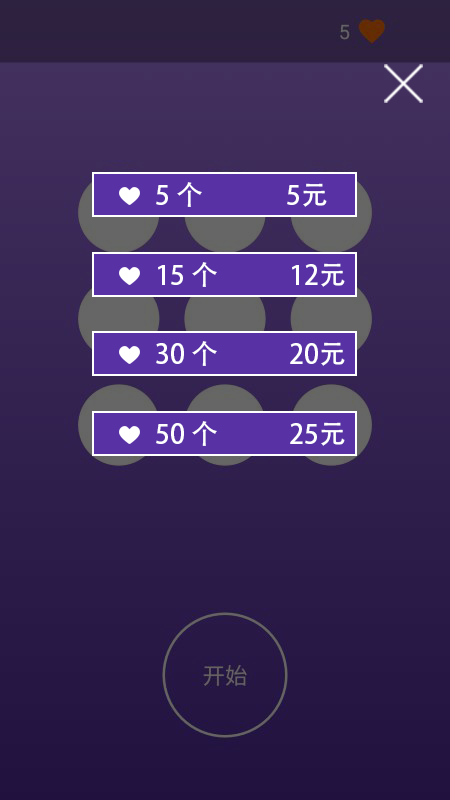
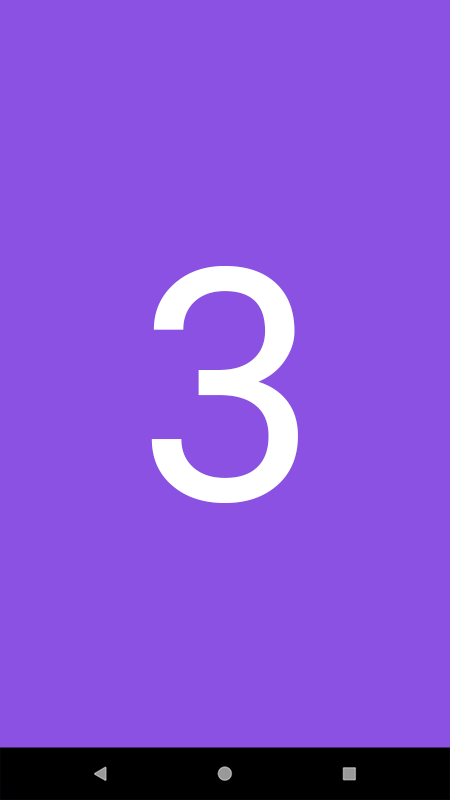
Layered file, before and after one edit (450x800). Changes by layer:
hid group "buy" (20 layers) over <box>0,0,450,800</box>
removed layer "图层 1" (was 60%) from group "buy" over <box>0,0,450,800</box>
removed layer "图层 0" over <box>0,0,450,800</box>
added layer "图层 7" above "Screenshot_1526483916" over <box>0,0,450,800</box>
added layer "Screenshot_1526483916" above "Screenshot_1526482822" over <box>0,0,450,800</box>
added layer "Screenshot_1526482822" above "Screenshot_1526482767" over <box>0,0,450,800</box>
added layer "Screenshot_1526482767" over <box>0,0,450,800</box>
